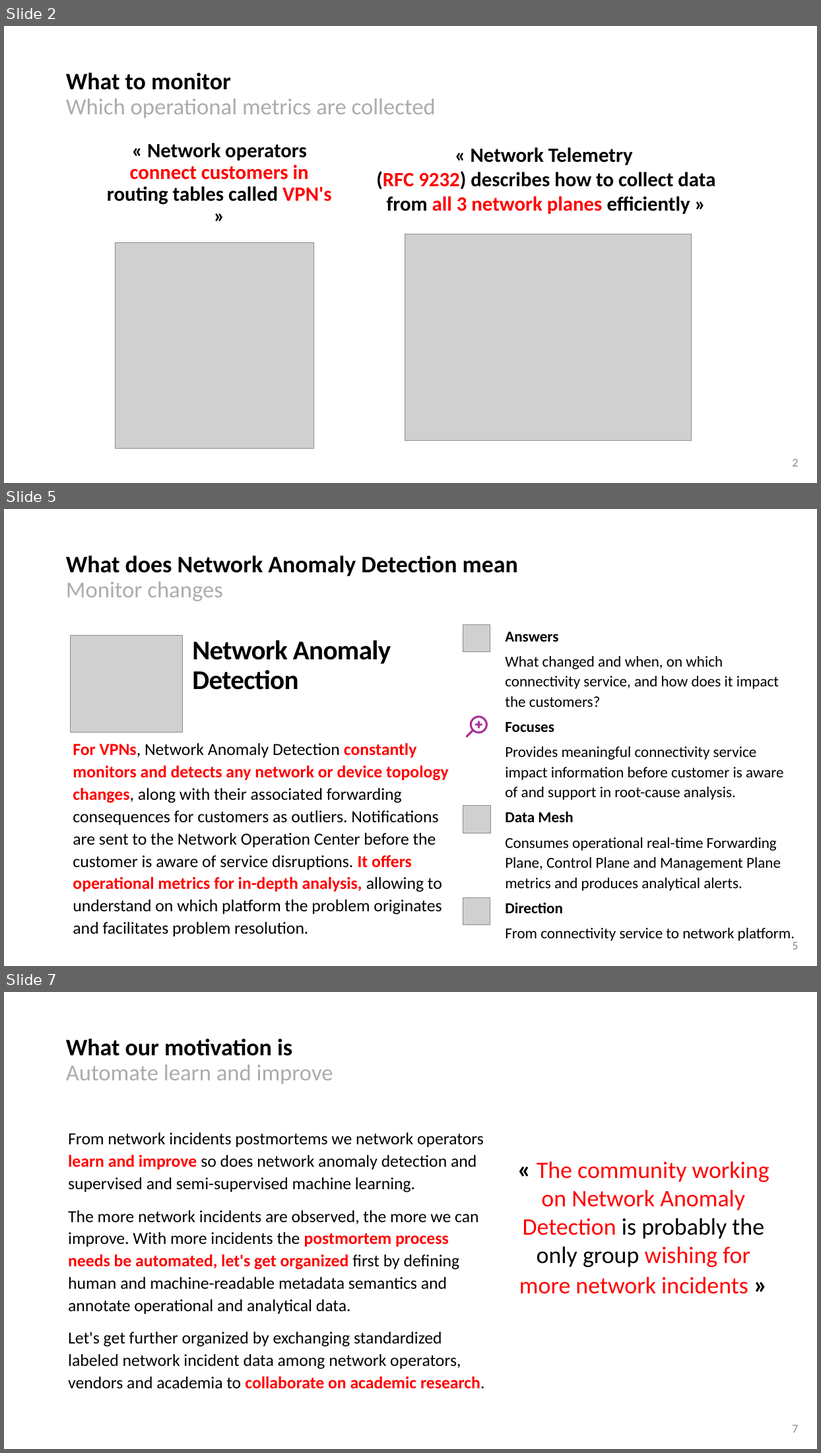
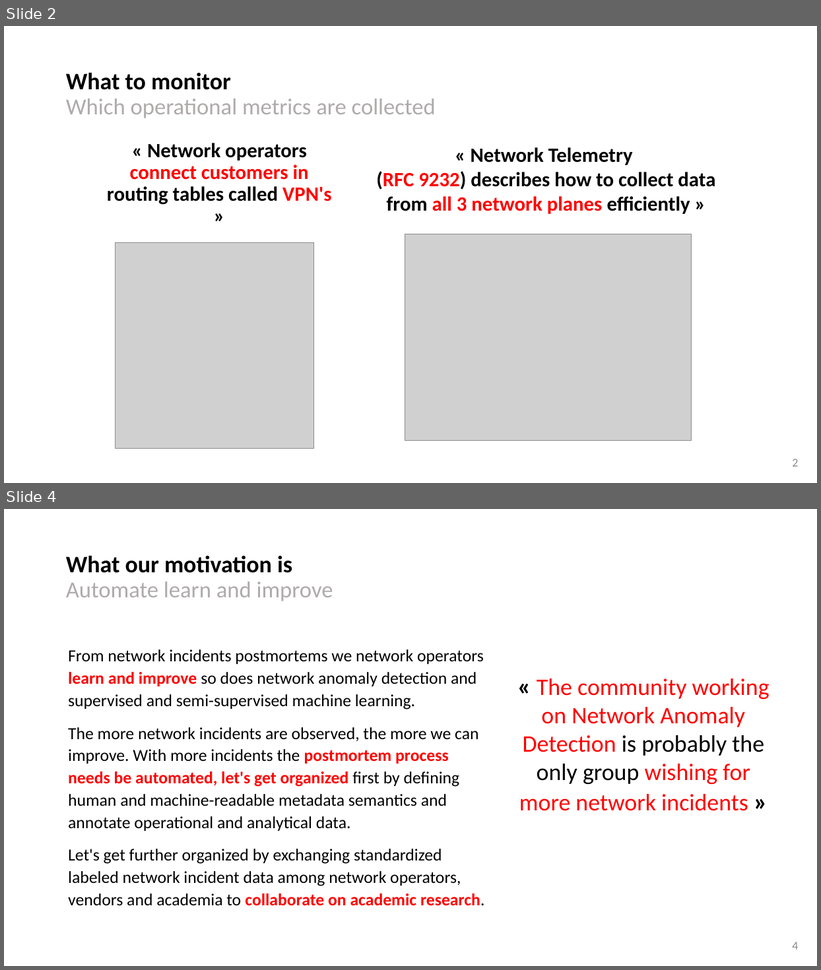
Before and after one commit to network-analytics/ietf-network-analytics-document-status, a slide deck: 119/NMOP/draft-netana-nmop-network-anomaly-semantics-and-lifecycle.pptx. Shown one above the other, each under a label of ours: slides 2, 5 and 7 before the commit, slides 2 and 4 after it; the slides between them are not shown. The pictures are 821x1453 and 821x970 pixels, drawn with LibreOffice and Linux fonts; fonts in the diff are those of the drawing; grey boxes stand for pictures. Boxes give left, top, right and bottom in pixels: in the first picture for what was removed or moved away, otherwise in the second. Text is boxed around its words. In the diff, an @@ line names an element or a change of style, - is before the commit and + after.

```diff
--- a/119/NMOP/draft-netana-nmop-network-anomaly-semantics-and-lifecycle.pptx
+++ b/119/NMOP/draft-netana-nmop-network-anomaly-semantics-and-lifecycle.pptx
@@ slide 5 removed at <box>4,509,817,966</box>, background #FFFFFF @@
@@ title removed at <box>66,555,518,601</box> @@
-What does Network Anomaly Detection mean
-Monitor changes
@@ picture removed at <box>463,625,491,652</box> @@
@@ picture removed at <box>71,635,183,732</box> @@
@@ text removed at <box>192,640,391,690</box> @@
-Network Anomaly Detection
@@ text removed at <box>505,632,795,943</box> @@
-Answers
-What changed and when, on which connectivity service, and how does it impact the customers?
-Focuses
-Provides meaningful connectivity service impact information before customer is aware of and support in root-cause analysis.
-Data Mesh
-Consumes operational real-time Forwarding Plane, Control Plane and Management Plane metrics and produces analytical alerts.
-Direction
-From connectivity service to network platform.
@@ freeform shape removed at <box>466,716,488,738</box> @@
@@ text removed at <box>73,743,449,937</box> @@
-For VPNs, Network Anomaly Detection constantly monitors and detects any network or device topology changes, along with their associated forwarding consequences for customers as outliers. Notifications are sent to the Network Operation Center before the customer is aware of service disruptions. It offers operational metrics for in-depth analysis, allowing to understand on which platform the problem originates and facilitates problem resolution.
@@ picture removed at <box>463,805,491,833</box> @@
@@ picture removed at <box>463,898,491,925</box> @@
@@ page number removed at <box>792,942,798,950</box> @@
-5
@@ what was slide 7 is now slide 4 @@
@@ page number at <box>792,942,798,950</box>: text changed @@
-7
+4
```
Also in this commit, not shown: 2 slides changed, 2 other slides removed, 3 other files.
